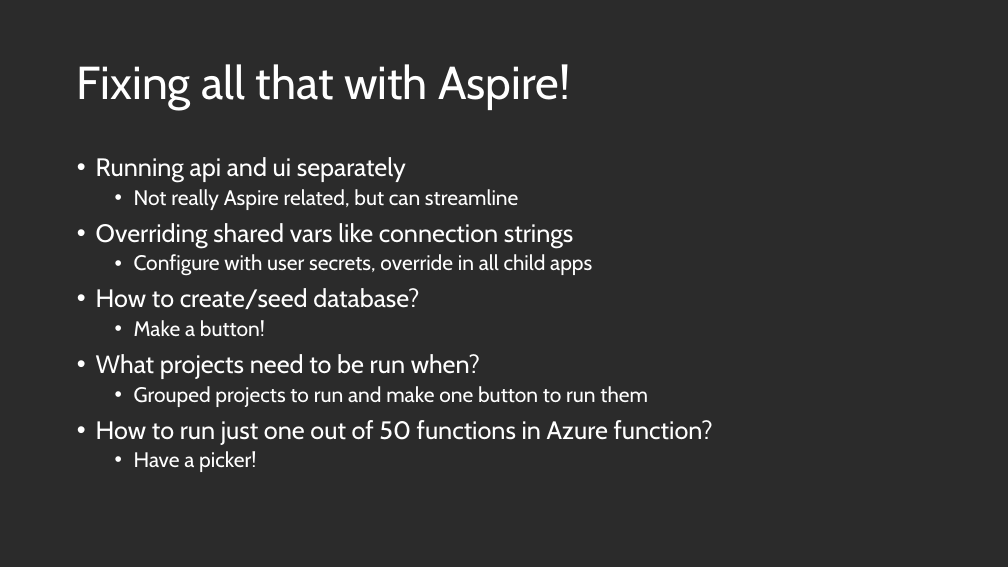
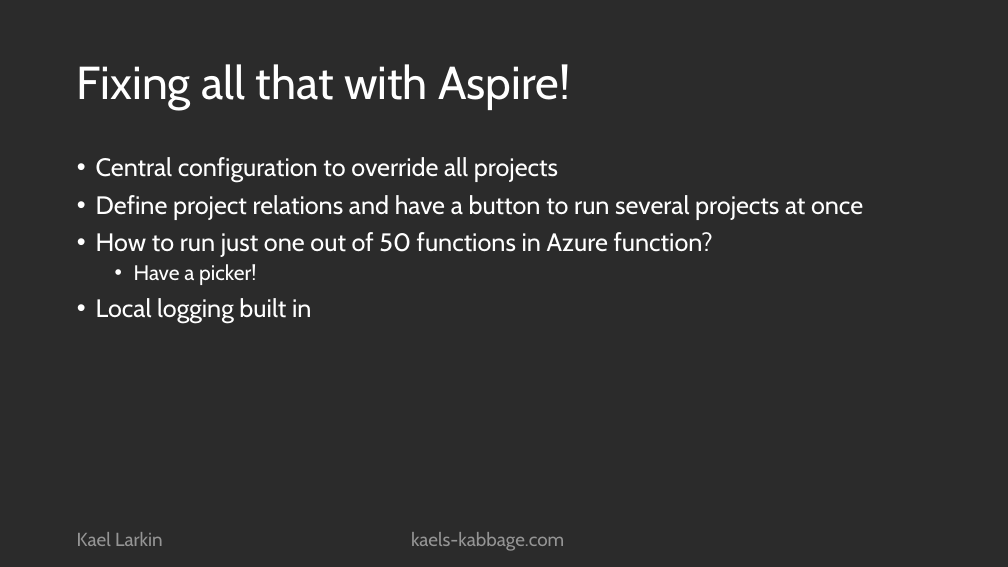
Before and after one commit to KFreon/Aspire-Onboarding-Talk, a slide deck: slide 5 of Aspire.pptx. Drawn at 1008x567 pixels with LibreOffice and Linux fonts; fonts in the diff are those of the drawing; background and template pictures are left out; a plain dark background stands for a picture behind light text. Boxes give left, top, right and bottom in pixels: in the first picture for what was removed or moved away, otherwise in the second. Text is boxed around its words. In the diff, an @@ line names an element or a change of style, - is before the commit and + after.

Commit message:
Update pptx

```diff
--- a/Aspire.pptx
+++ b/Aspire.pptx
@@ text at (96, 157, 863, 220): text changed; size 20 to 24 pt @@
-• Running api and ui separately
-  • Not really Aspire related, but can streamline
-• Overriding shared vars like connection strings
-  • Configure with user secrets, override in all child apps
-• How to create/seed database?
-  • Make a button!
-• What projects need to be run when?
-  • Grouped projects to run and make one button to run them
+• Central configuration to override all projects
+• Define project relations and have a button to run several projects at once
@@ text at (96, 298, 311, 323): paragraph added @@
+• Local logging built in
@@ text added at (77, 532, 163, 546), 18 pt, text #FFFFFF at 50% opacity @@
+Kael Larkin
@@ text added at (411, 532, 564, 551), 18 pt, text #FFFFFF at 50% opacity @@
+kaels-kabbage.com
```
Also in this commit, not shown: 9 other slides changed, 1 slide added.
